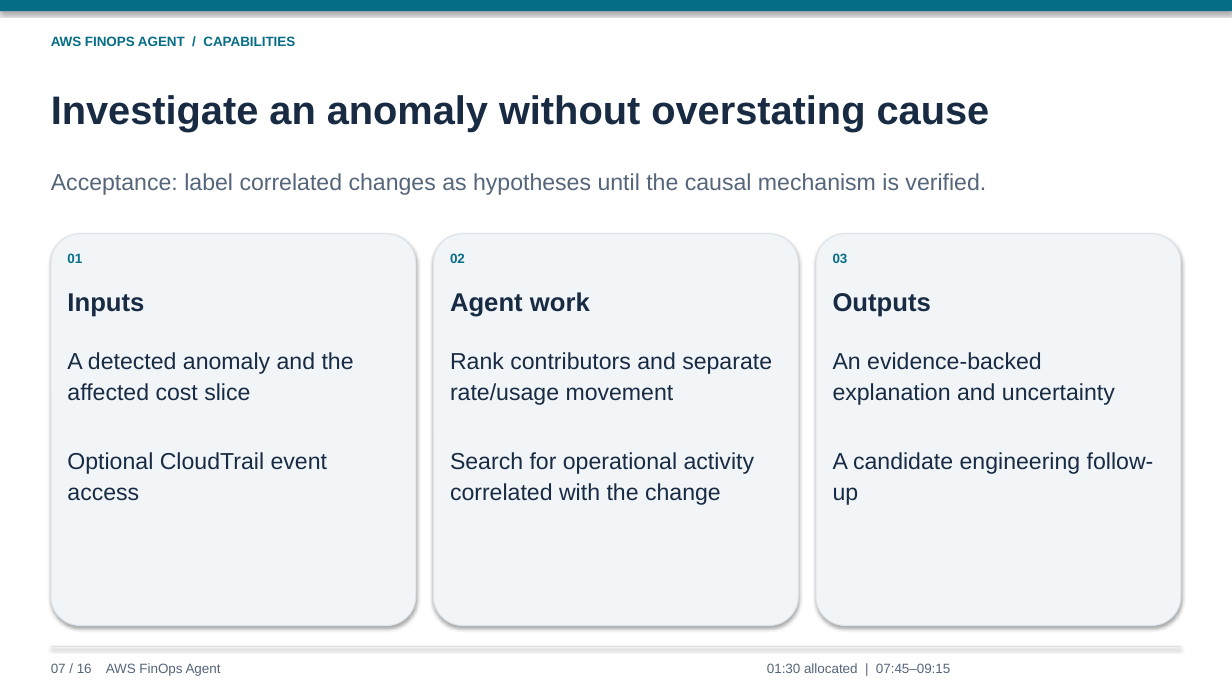
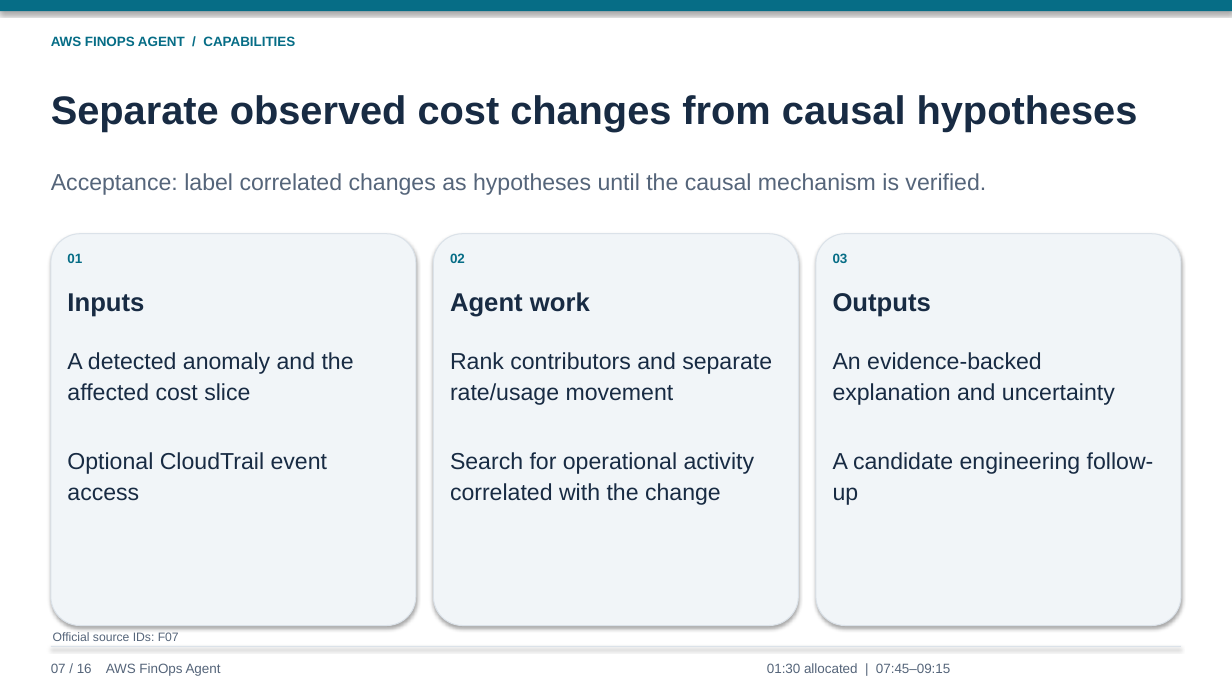
Before and after one commit to lyrel-dev/frontier-agents, a slide deck: slide 7 of presentations/aws-finops-agent-presentation.pptx. Drawn at 1232x693 pixels with LibreOffice and Linux fonts; fonts in the diff are those of the drawing. Boxes give left, top, right and bottom in pixels: in the first picture for what was removed or moved away, otherwise in the second. Text is boxed around its words. In the diff, an @@ line names an element or a change of style, - is before the commit and + after.

```diff
--- a/presentations/aws-finops-agent-presentation.pptx
+++ b/presentations/aws-finops-agent-presentation.pptx
@@ text at bbox=[51, 95, 1138, 131]: text changed @@
-Investigate an anomaly without overstating cause
+Separate observed cost changes from causal hypotheses
@@ text added at bbox=[53, 632, 179, 641], 9.5 pt, text #55657A @@
+Official source IDs: F07
```
Also in this commit, not shown: 15 other slides changed, 13 slides added.
